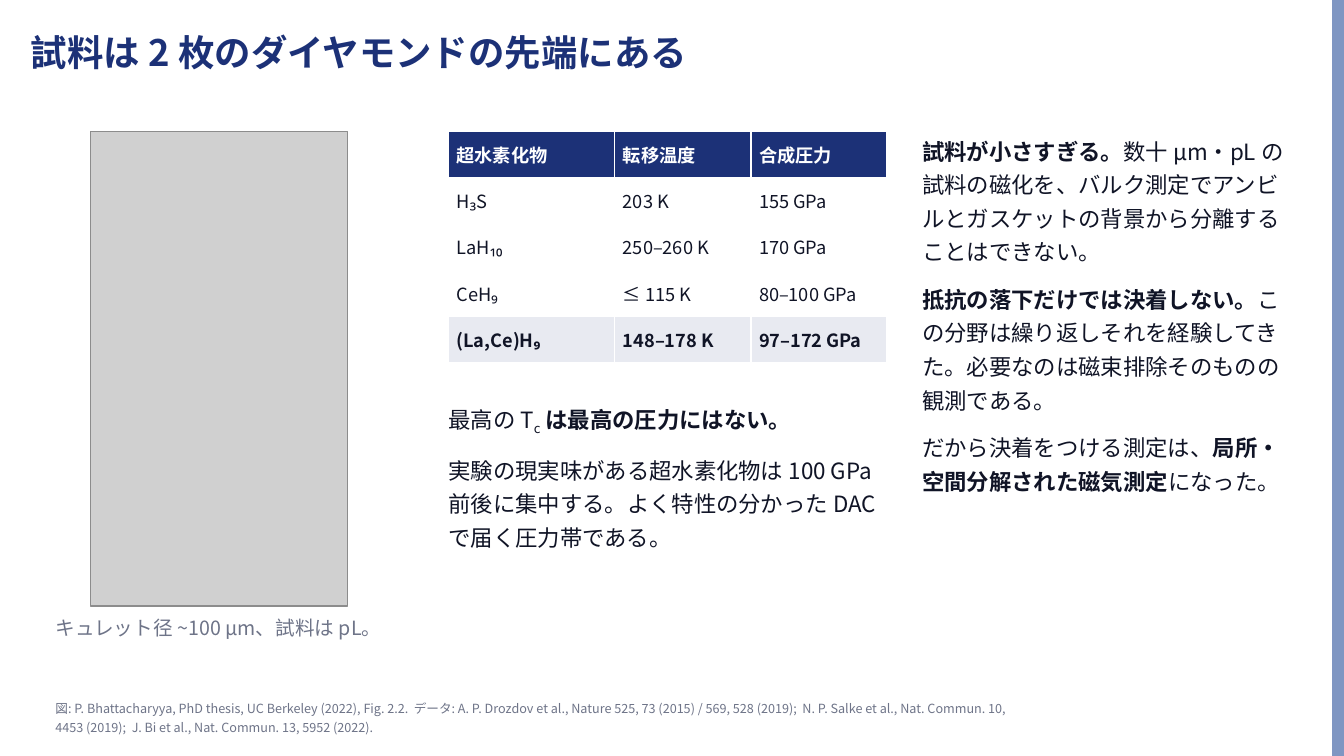
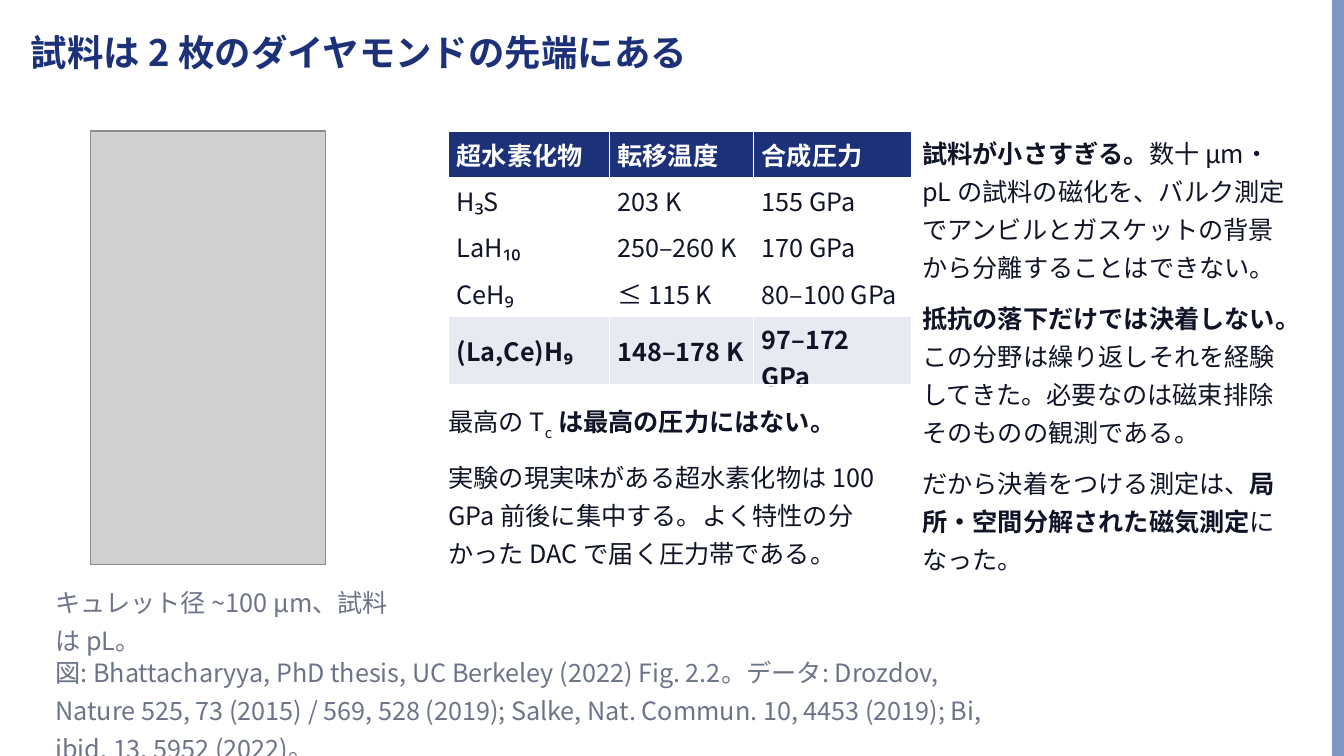
Before and after one commit to Risei412/ultra-high-pressure-ODMR, a slide deck: slide 2 of slides/odmr_473nm_talk.pptx. Drawn at 1344x756 pixels with LibreOffice and Linux fonts; fonts in the diff are those of the drawing; grey boxes stand for pictures; background and template pictures are left out. Boxes give left, top, right and bottom in pixels: in the first picture for what was removed or moved away, otherwise in the second. Text is boxed around its words. In the diff, an @@ line names an element or a change of style, - is before the commit and + after.

```diff
--- a/slides/odmr_473nm_talk.pptx
+++ b/slides/odmr_473nm_talk.pptx
@@ picture resized from (x1=91, y1=131, x2=348, y2=606) to (x1=91, y1=131, x2=326, y2=565) @@
@@ table at (x1=449, y1=131, x2=912, y2=391) @@
@@ size 13 to 18 pt @@
@@ table resized from (x1=449, y1=131, x2=887, y2=363) to (x1=449, y1=131, x2=912, y2=391) @@
@@ text "試料が小さすぎる。数十 µm・pL の試料の磁化を、バルク測定でアンビルとガスケットの背景から分離することはできない。" at (x1=922, y1=141, x2=1300, y2=571): size 16 to 18 pt @@
@@ text "最高の Tc は最高の圧力にはない。" at (x1=449, y1=409, x2=874, y2=565): size 16 to 18 pt @@
@@ text "キュレット径 ~100 µm、試料は pL。" moved from (x1=55, y1=618, x2=381, y2=640) to (x1=55, y1=591, x2=388, y2=656) @@
@@ text "キュレット径 ~100 µm、試料は pL。" at (x1=55, y1=591, x2=388, y2=656): size 14 to 18 pt @@
@@ text at (x1=55, y1=661, x2=981, y2=725): text changed; size 9 to 18 pt @@
-図: P. Bhattacharyya, PhD thesis, UC Berkeley (2022), Fig. 2.2. データ: A. P. Drozdov et al., Nature 525, 73 (2015) / 569, 528 (2019); N. P. Salke et al., Nat. Commun. 10, 4453 (2019); J. Bi et al., Nat. Commun. 13, 5952 (2022).
+図: Bhattacharyya, PhD thesis, UC Berkeley (2022) Fig. 2.2。データ: Drozdov, Nature 525, 73 (2015) / 569, 528 (2019); Salke, Nat. Commun. 10, 4453 (2019); Bi, ibid. 13, 5952 (2022)。
```
Also in this commit, not shown: 8 other slides changed, 8 other files.
